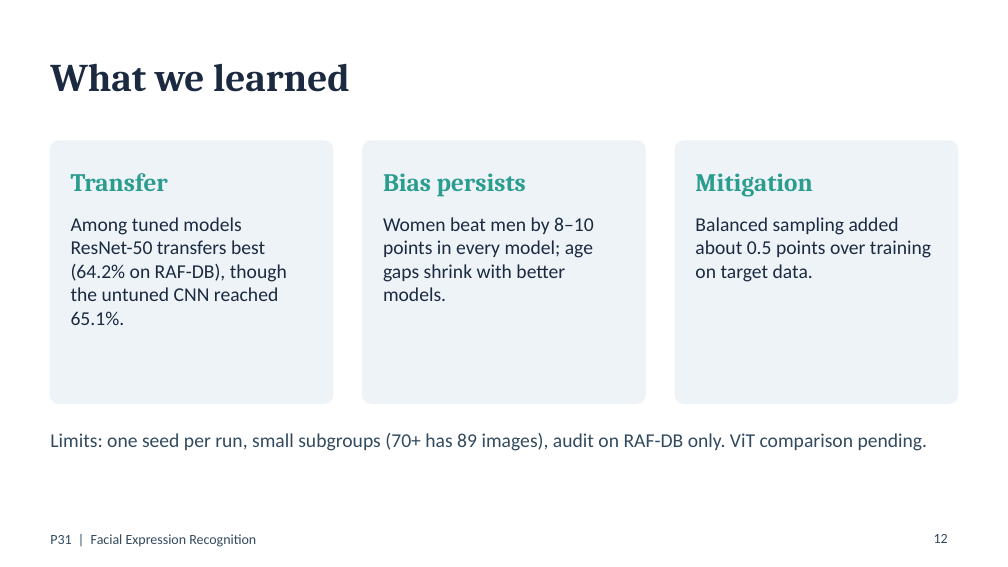
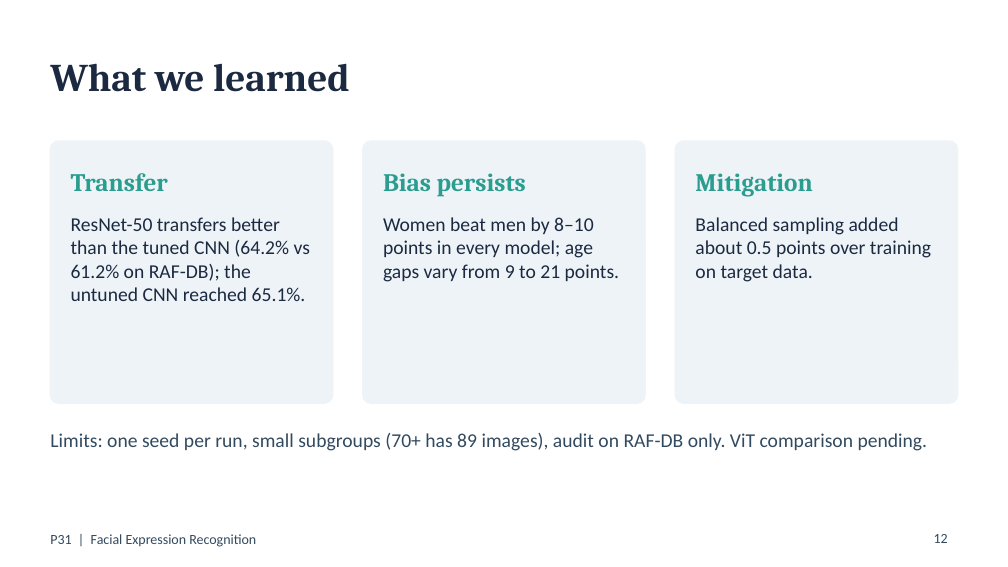
Before and after one commit to Neeraj-NP/P31-facial-expression-recognition, a slide deck: slide 12 of report/slides.pptx. Drawn at 1008x567 pixels with LibreOffice and Linux fonts; fonts in the diff are those of the drawing. Boxes give left, top, right and bottom in pixels: in the first picture for what was removed or moved away, otherwise in the second. Text is boxed around its words. In the diff, an @@ line names an element or a change of style, - is before the commit and + after.

```diff
--- a/report/slides.pptx
+++ b/report/slides.pptx
@@ text at (71,217,310,301): text changed @@
-Among tuned models ResNet-50 transfers best (64.2% on RAF-DB), though the untuned CNN reached 65.1%.
+ResNet-50 transfers better than the tuned CNN (64.2% vs 61.2% on RAF-DB); the untuned CNN reached 65.1%.
@@ text at (383,217,619,282): text changed @@
-Women beat men by 8–10 points in every model; age gaps shrink with better models.
+Women beat men by 8–10 points in every model; age gaps vary from 9 to 21 points.
```
Also in this commit, not shown: 2 other slides changed, 5 other files.
